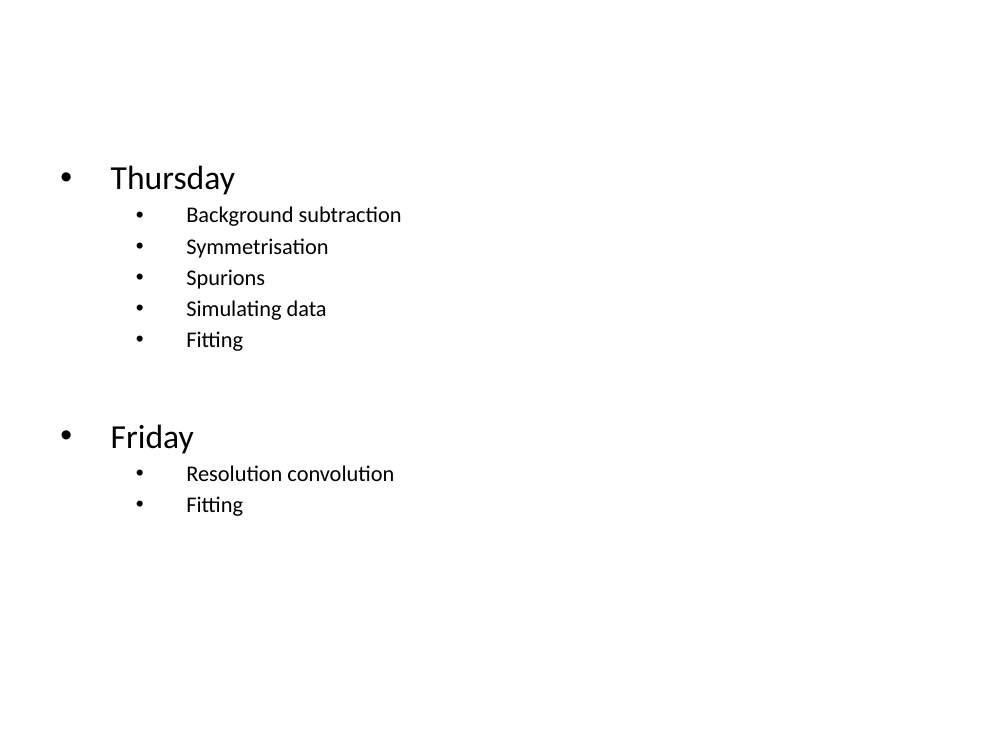
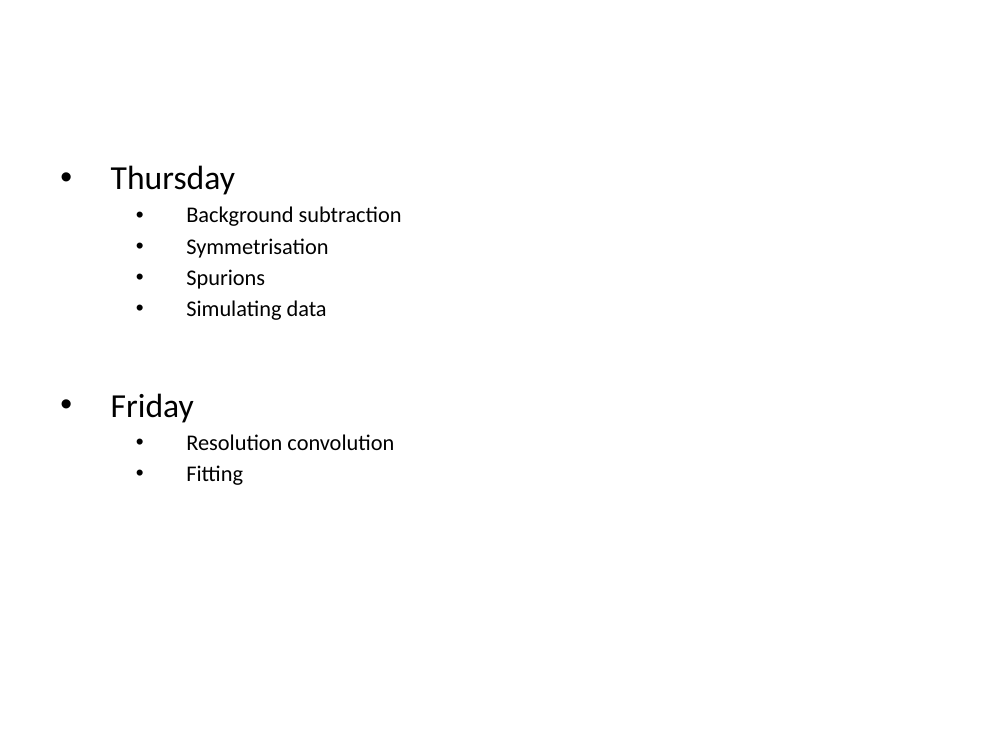
Before and after one commit to pace-neutrons/edatc, a slide deck: slide 29 of presentations/edatc21_slides_03_horace1.pptx. Drawn at 1008x756 pixels with LibreOffice and Linux fonts; fonts in the diff are those of the drawing; background and template pictures are left out. Boxes give left, top, right and bottom in pixels: in the first picture for what was removed or moved away, otherwise in the second. Text is boxed around its words. In the diff, an @@ line names an element or a change of style, - is before the commit and + after.

Commit message:
Add day 4 slides. Clarify day 3 worksheet Q1

```diff
--- a/presentations/edatc21_slides_03_horace1.pptx
+++ b/presentations/edatc21_slides_03_horace1.pptx
@@ text at (x1=186, y1=331, x2=243, y2=351): paragraph removed @@
-  • Fitting
```
Also in this commit, not shown: 4 other files.
